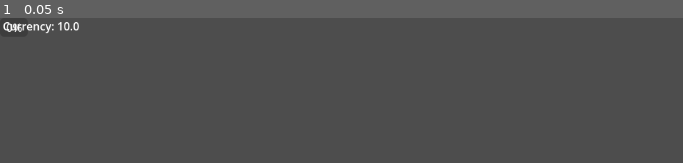
Above: before the commit, frame 1.
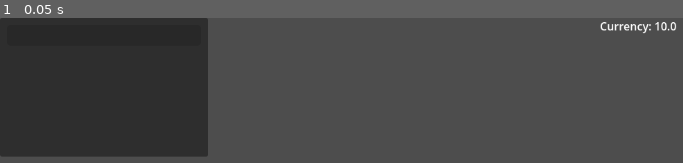
Above: after the commit, the same moment.

Repository: Triysle/boxen
Game: Godot game, scene res://scenes/Main.tscn
Two runs of this game, one before a commit and one after it. Both use one fixed random seed, a clock stepped at 60 frames per second and the inputs below.
Inputs:
- Up to frame 1 (0.05 s): no input

The runs differ from the first frame. In frame 1, 29% of the frame differs, in the area x 0-99%, y 0-96%.

Commit message:
0.0.1
bones

Diff:
--- a/scenes/Box.tscn
+++ b/scenes/Box.tscn
@@ -3,15 +3,25 @@
 [ext_resource type="Script" uid="uid://mc00cr4c8hif" path="res://scripts/Box.gd" id="1_qv0h3"]
 
 [node name="Box" type="Panel"]
+custom_minimum_size = Vector2(300, 200)
 script = ExtResource("1_qv0h3")
 
 [node name="VBoxContainer" type="VBoxContainer" parent="."]
-layout_mode = 0
-offset_right = 40.0
-offset_bottom = 40.0
+layout_mode = 1
+anchors_preset = -1
+anchor_right = 1.0
+anchor_bottom = 1.0
+offset_left = 10.0
+offset_top = 10.0
+offset_right = -10.0
+offset_bottom = -10.0
+grow_horizontal = 2
+grow_vertical = 2
 
 [node name="ProgressBar" type="ProgressBar" parent="VBoxContainer"]
+custom_minimum_size = Vector2(0, 30)
 layout_mode = 2
+show_percentage = false
 
 [node name="HBoxContainer" type="HBoxContainer" parent="VBoxContainer"]
 layout_mode = 2
--- a/scenes/Main.tscn
+++ b/scenes/Main.tscn
@@ -7,20 +7,27 @@
 script = ExtResource("1_rvslj")
 
 [node name="MarginContainer" type="MarginContainer" parent="."]
-offset_right = 40.0
-offset_bottom = 40.0
+anchors_preset = 15
+anchor_right = 1.0
+anchor_bottom = 1.0
+grow_horizontal = 2
+grow_vertical = 2
 
 [node name="HBoxContainer" type="HBoxContainer" parent="MarginContainer"]
+custom_minimum_size = Vector2(800, 600)
 layout_mode = 2
 
 [node name="PlayArea" type="Control" parent="MarginContainer/HBoxContainer"]
 layout_mode = 2
+size_flags_horizontal = 3
+size_flags_stretch_ratio = 3.0
 
 [node name="Box" parent="MarginContainer/HBoxContainer/PlayArea" instance=ExtResource("1_elqb8")]
 layout_mode = 0
 
 [node name="UpgradePanel" type="Control" parent="MarginContainer/HBoxContainer"]
 layout_mode = 2
+size_flags_horizontal = 3
 
 [node name="VBoxContainer" type="VBoxContainer" parent="MarginContainer/HBoxContainer/UpgradePanel"]
 layout_mode = 0
